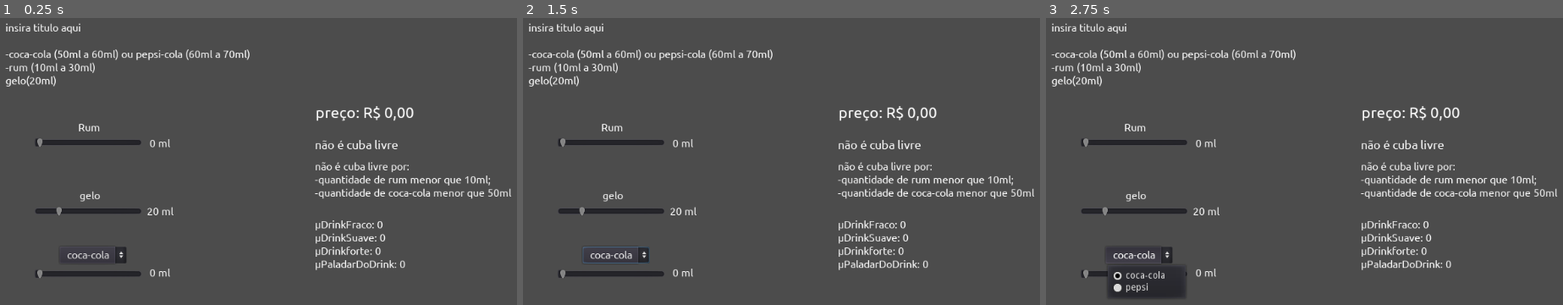
Above: before the commit, frames 1-3 (left to right).
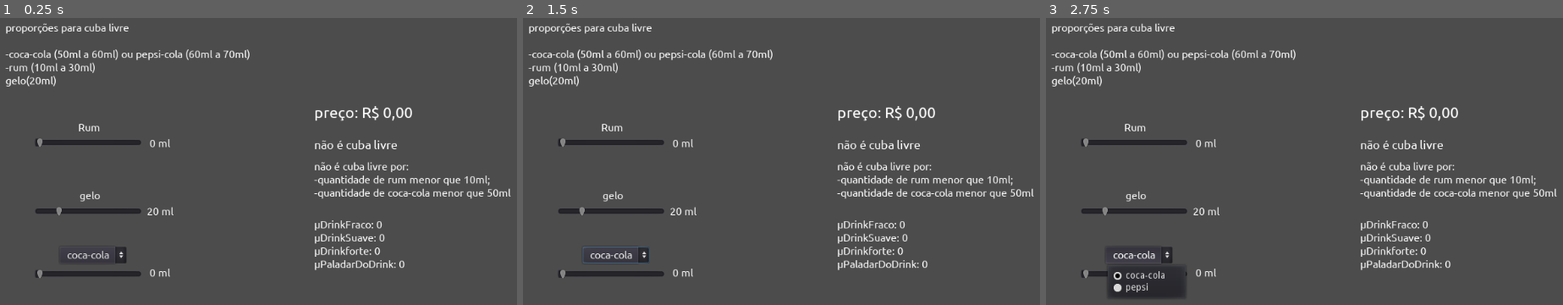
Above: after the commit, the same moments.

Repository: guiguizada/atividade_ia2
Game: Godot game, scene res://main.tscn
Same seed, same stepped clock (60 frames per second), same inputs: the game is played once before the commit and once after it.
Inputs:
- Up to frame 1 (0.25 s): no input
- Up to frame 2 (1.5 s): click "coca-cola" at 0.5 s; click "coca-cola" at 1.25 s
- Up to frame 3 (2.75 s): click "coca-cola" at 2 s

The runs differ from the first frame. In frame 1, 2.7% of the frame differs, in the area x 1-99%, y 1-88%; in frame 2, 2.7%; in frame 3, 2.7%.

Commit message:
new file:   export_presets.cfg 	modified:   main.gd 	modified:   main.tscn 	new file:   programa_ia2.exe 	new file:   programa_ia2.pck 	new file:   programa_ia2.x86_64

Diff:
--- a/main.gd
+++ b/main.gd
@@ -1,5 +1,4 @@
 extends Control
-
 
 var refrigerante_tipo
 var refrigerante_quantidade
@@ -89,7 +88,7 @@
 		rum_forte = 0
 	if rum_quantidade>=23 and rum_quantidade<=28:
 		rum_forte = (23-rum_quantidade)/(23-28)
-	if rum_quantidade>28 and rum_quantidade<30:
+	if rum_quantidade>28 and rum_quantidade<=30:
 		rum_forte = 1
 	if rum_quantidade>30:
 		rum_forte = 0
--- a/main.tscn
+++ b/main.tscn
@@ -23,6 +23,7 @@
 margin_right = 382.0
 margin_bottom = 275.71
 step = 0.5
+ticks_on_borders = true
 
 [node name="Label" type="Label" parent="rum_slider"]
 margin_left = 170.0
@@ -49,7 +50,7 @@
 margin_right = 331.0
 margin_bottom = -64.0
 custom_fonts/normal_font = ExtResource( 2 )
-text = "insira titulo aqui
+text = "proporções para cuba livre
 
 -coca-cola (50ml a 60ml) ou pepsi-cola (60ml a 70ml)
 -rum (10ml a 30ml)
@@ -110,34 +111,33 @@
 align = 1
 
 [node name="Label" type="Label" parent="."]
-margin_left = 643.669
+margin_left = 643.0
 margin_top = 260.963
-margin_right = 683.669
+margin_right = 700.0
 margin_bottom = 281.963
 custom_fonts/font = SubResource( 1 )
-text = "fsefsef"
 
 [node name="RichTextLabel" type="RichTextLabel" parent="."]
-margin_left = 644.0
+margin_left = 643.0
 margin_top = 295.0
-margin_right = 964.0
+margin_right = 963.0
 margin_bottom = 396.0
 rect_pivot_offset = Vector2( -1212, 66.1057 )
 custom_fonts/normal_font = ExtResource( 2 )
 
 [node name="RichTextLabel2" type="RichTextLabel" parent="."]
-margin_left = 644.0
+margin_left = 643.0
 margin_top = 383.0
-margin_right = 819.0
+margin_right = 818.0
 margin_bottom = 463.0
 rect_pivot_offset = Vector2( -1212, 66.1057 )
 custom_fonts/normal_font = ExtResource( 2 )
 
 [node name="price" type="Label" parent="."]
-margin_left = 645.0
+margin_left = 643.0
 margin_top = 203.0
-margin_right = 782.0
+margin_right = 792.0
 margin_bottom = 243.0
 custom_fonts/font = SubResource( 2 )
-text = "preco: R$ 0.0"
+text = "preco: R$ 0,00"
 valign = 1
Not shown, added: export_presets.cfg
Not shown, added: programa_ia2.exe
Not shown, added: programa_ia2.pck
Not shown, added: programa_ia2.x86_64
